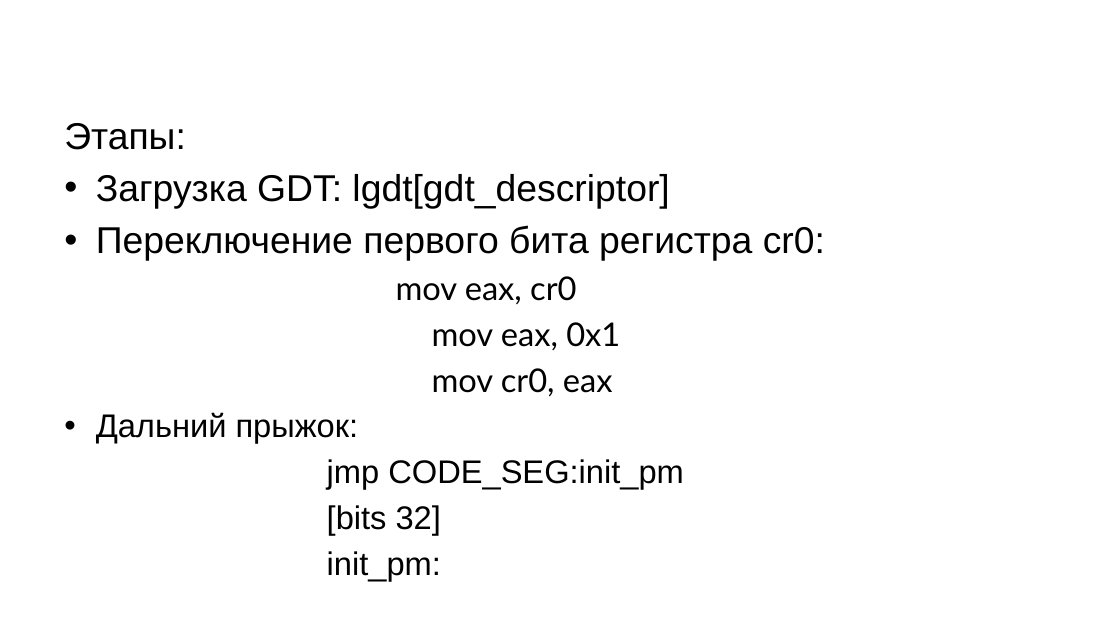
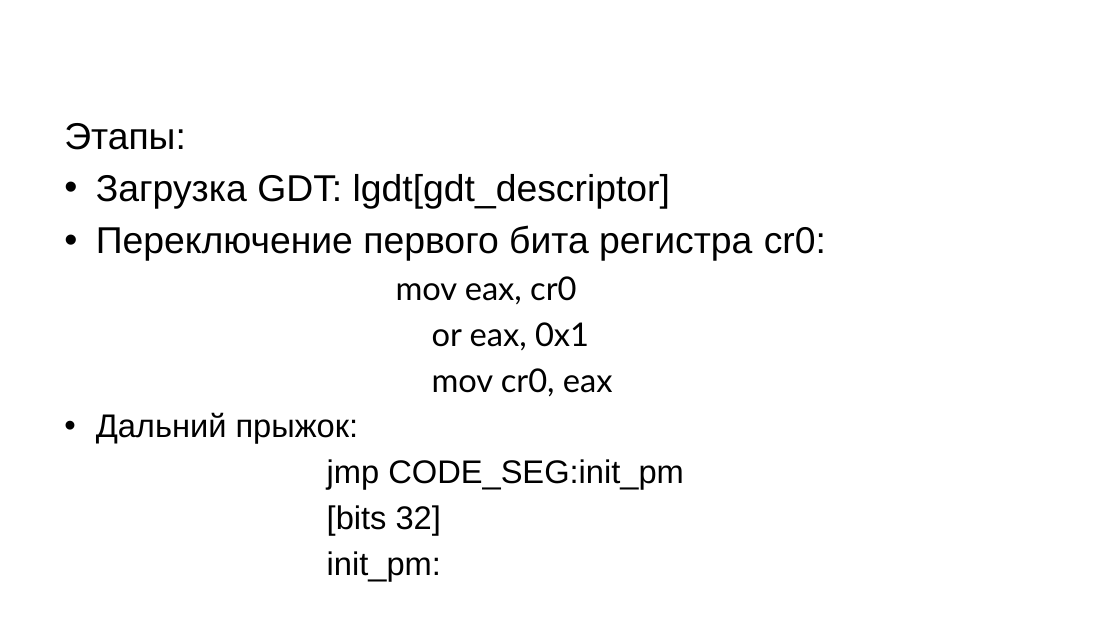
Before and after one commit to a1is43ras4/diploma, a slide deck: slide 15 of diploma.pptx. Drawn at 1120x630 pixels with LibreOffice and Linux fonts; fonts in the diff are those of the drawing; background and template pictures are left out. Boxes give left, top, right and bottom in pixels: in the first picture for what was removed or moved away, otherwise in the second. Text is boxed around its words. In the diff, an @@ line names an element or a change of style, - is before the commit and + after.

```diff
--- a/diploma.pptx
+++ b/diploma.pptx
@@ text at (432,322,589,350): text changed @@
-mov eax, 0x1
+or eax, 0x1
```
Also in this commit, not shown: 3 other slides changed, 1 slide added, 1 slide removed, 2 other files.
